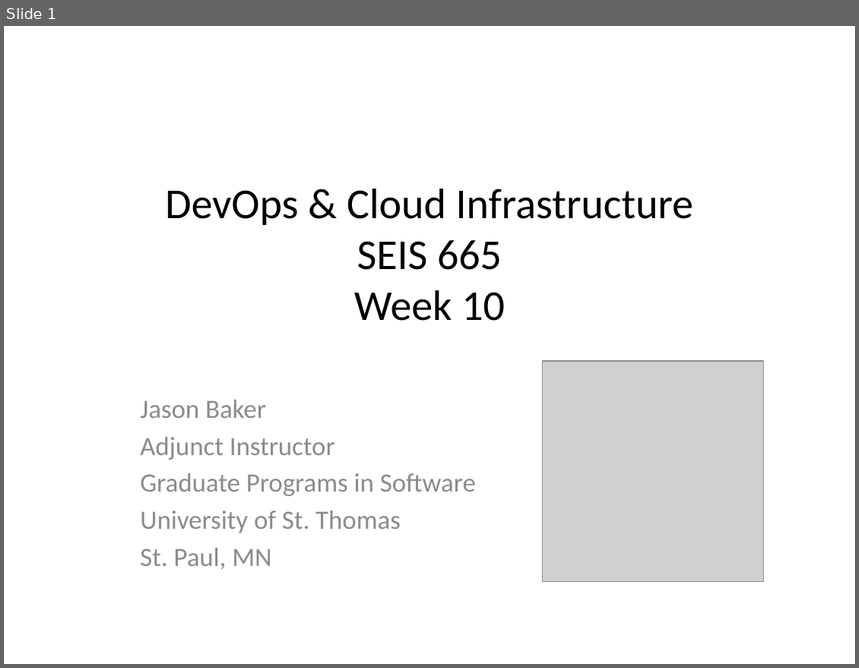
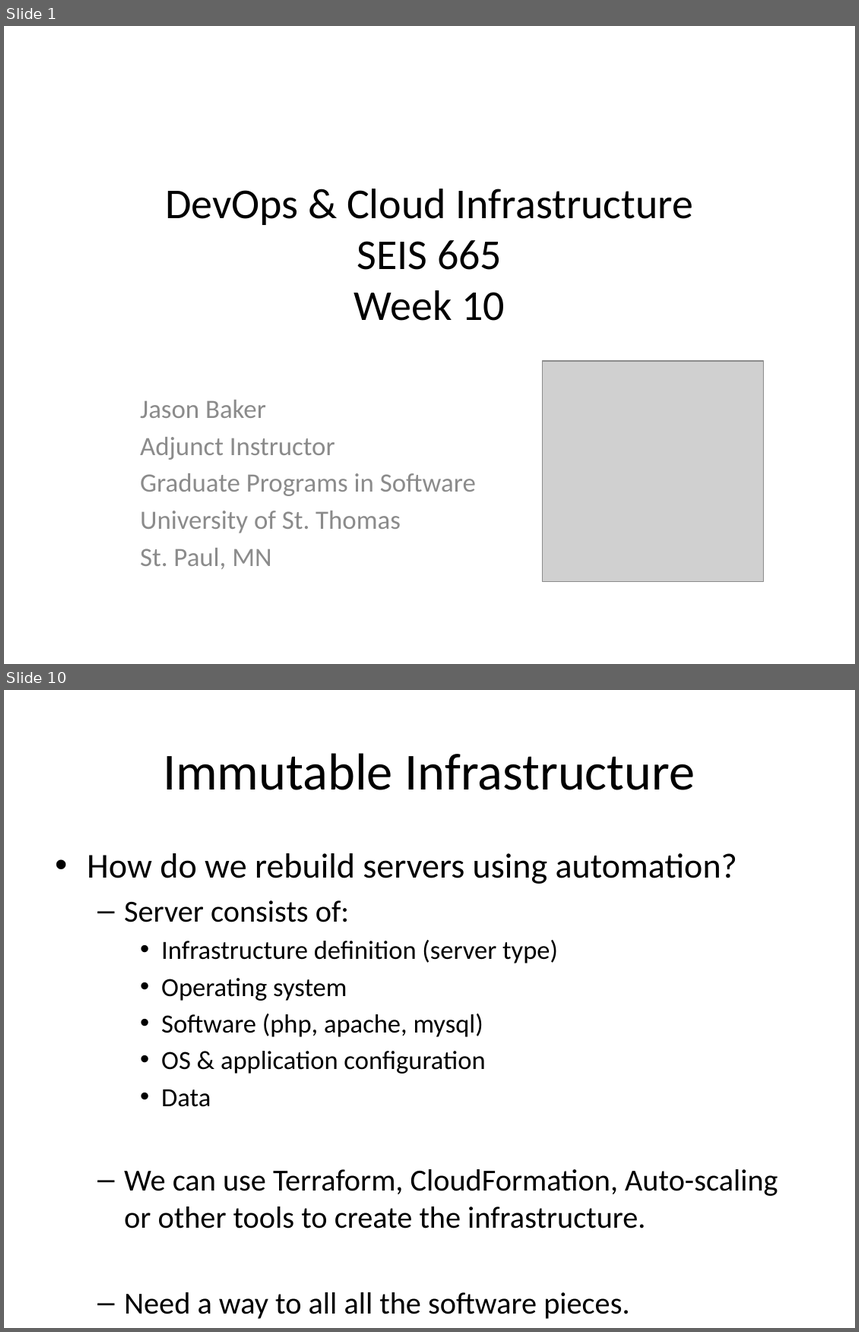
Before and after one commit to jasondbaker/infrastructure-class, a slide deck: lectures/infrastructure-week-10.pptx. Shown one above the other, each under a label of ours: slide 1 before the commit, slides 1 and 10 after it; the slides between them are not shown. The pictures are 859x668 and 859x1332 pixels, drawn with LibreOffice and Linux fonts; fonts in the diff are those of the drawing; grey boxes stand for pictures. Boxes give left, top, right and bottom in pixels: in the first picture for what was removed or moved away, otherwise in the second. Text is boxed around its words. In the diff, an @@ line names an element or a change of style, - is before the commit and + after.

```diff
--- a/lectures/infrastructure-week-10.pptx
+++ b/lectures/infrastructure-week-10.pptx
@@ slide 10 added at (4,690,855,1328), background #FFFFFF @@
@@ title added at (163,753,695,790), 44 pt, text #000000 @@
+Immutable Infrastructure
@@ text added at (87,853,778,1319), 25.9 pt, text #000000 @@
+• How do we rebuild servers using automation?
+  – Server consists of:
+    • Infrastructure definition (server type)
+    • Operating system
+    • Software (php, apache, mysql)
+    • OS & application configuration
+    • Data
+  – We can use Terraform, CloudFormation, Auto-scaling or other tools to create the infrastructure.
+  – Need a way to all all the software pieces.
```
Also in this commit, not shown: 1 slide changed, 10 other slides added, 1 other file.
